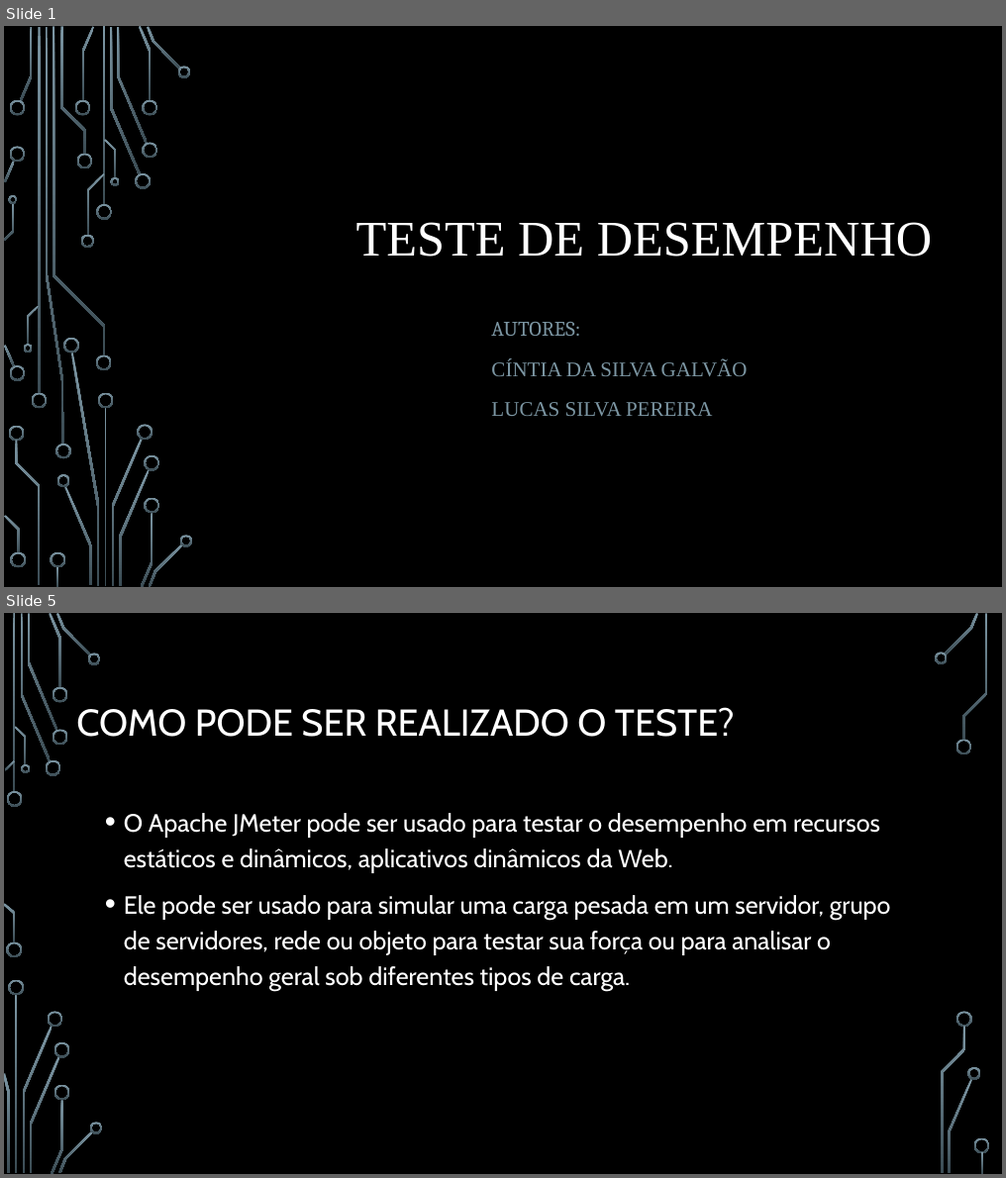
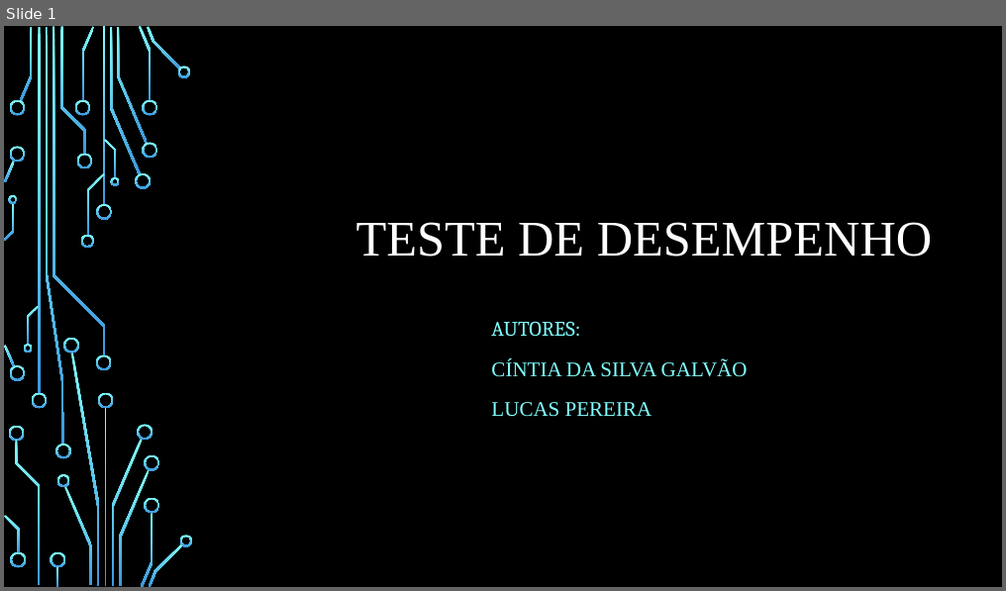
Before and after one commit to cintiags14/Meu-reposit-rio, a slide deck: FTT/Teste de desempenho.pptx. Shown one above the other, each under a label of ours: slides 1 and 5 before the commit, slide 1 after it; the slides between them are not shown. The pictures are 1006x1178 and 1006x591 pixels, drawn with LibreOffice and Linux fonts; fonts in the diff are those of the drawing; background and template pictures are left out. Boxes give left, top, right and bottom in pixels: in the first picture for what was removed or moved away, otherwise in the second. Text is boxed around its words. In the diff, an @@ line names an element or a change of style, - is before the commit and + after.

```diff
--- a/FTT/Teste de desempenho.pptx
+++ b/FTT/Teste de desempenho.pptx
@@ slide 5 removed at <box>4,613,1002,1174</box>, background picture (left out) @@
@@ title removed at <box>76,707,735,737</box> @@
-COMO PODE SER REALIZADO O TESTE?
@@ text removed at <box>124,813,891,991</box> @@
-• O Apache JMeter pode ser usado para testar o desempenho em recursos estáticos e dinâmicos, aplicativos dinâmicos da Web.
-• Ele pode ser usado para simular uma carga pesada em um servidor, grupo de servidores, rede ou objeto para testar sua força ou para analisar o desempenho geral sob diferentes tipos de carga.
@@ group removed at <box>4,613,990,1174</box>: 33 freeform shapes, 3 rectangles @@
@@ slide 1 changed as well @@
@@ fill gradient #7C96A3 to #3B4C54 to gradient #82FFFF to #3D97DE in 54 elements at <box>96,204,112,220</box>, <box>96,356,112,372</box>, <box>38,27,40,393</box>, <box>31,393,47,408</box>, <box>20,27,33,101</box>, <box>110,28,141,174</box>, <box>135,174,151,189</box>, <box>117,27,148,144</box>, <box>139,26,152,101</box>, <box>142,142,157,158</box>, <box>142,100,157,116</box>, <box>147,27,181,70</box>, <box>177,66,191,77</box>, <box>82,27,94,101</box>, <box>75,100,91,116</box>, <box>76,154,92,169</box>, <box>64,486,92,586</box>, <box>57,474,70,487</box>, <box>9,100,25,116</box>, <box>4,345,15,367</box>, <box>9,366,25,381</box>, <box>4,161,15,183</box>, <box>9,147,25,163</box>, <box>60,27,86,154</box>, <box>9,426,24,442</box>, <box>15,440,40,585</box>, <box>50,553,65,568</box>, <box>56,568,58,587</box>, <box>10,553,26,568</box>, <box>4,516,20,554</box>, <box>87,174,104,236</box>, <box>81,235,94,249</box>, <box>53,27,105,356</box>, <box>104,139,116,178</box>, <box>110,177,119,186</box>, <box>27,306,40,345</box>, <box>24,344,33,353</box>, <box>5,203,14,240</box>, <box>9,195,18,204</box>, <box>104,408,107,586</box>, <box>112,439,143,586</box>, <box>98,393,114,408</box>, <box>71,353,100,586</box>, <box>63,338,79,353</box>, <box>138,424,152,440</box>, <box>119,470,150,586</box>, <box>141,513,152,587</box>, <box>144,456,159,472</box>, <box>144,497,159,513</box>, <box>149,544,183,587</box>, <box>180,535,193,547</box>, <box>46,27,64,445</box>, <box>55,444,70,459</box>, <box>103,27,105,205</box> @@
@@ subtitle at <box>491,321,747,377</box>: text colour #7C96A3 to #82FFFF in "AUTORES:", "CÍNTIA DA SILVA GALVÃO" @@
@@ subtitle at <box>491,402,652,417</box>: text changed; text colour #7C96A3 to #82FFFF @@
-LUCAS SILVA PEREIRA
+LUCAS PEREIRA
```
Also in this commit, not shown: 1 slide added, 5 other slides removed, 3 other files.
